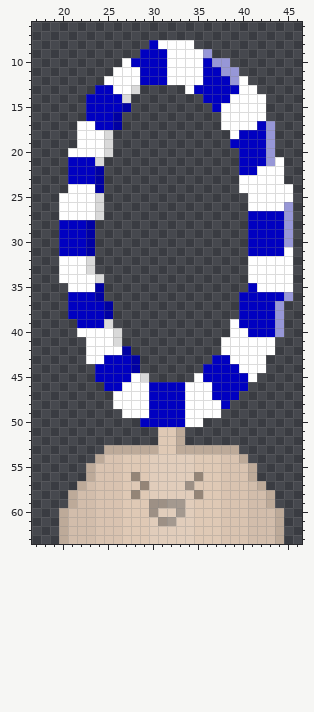
Pixel-art sprite: hoops/color_hoop/blue_hoop.png. The first picture shows the starting point.
The file is 64x64 pixels. Pixels under 10% opacity are left out. Colours within 5 levels of each other are drawn and written as one. Shown: x 17..46, y 6..63.
Now the later version:
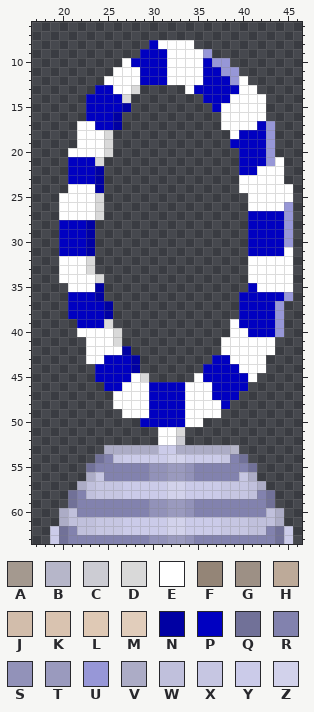
Palette (. is transparent): A #a4998f  B #b6b6c9  C #ccccd3  D #d9d9d9  E #ffffff  F #948577  G #9d9085  H #bdaa99  J #d2bdab  K #d9c3b0  L #dfc9b5  M #e1cdbb  N #0000a3  P #0000c1  Q #717198  R #8282ae  S #9292b9  T #9a9abe  U #9797d7  V #acacc6  W #c0c0dc  X #c6c6e2  Y #cbcbe9  Z #d2d2eb
What changed:
y 51: x 31..33 LLH -> EED
y 52: x 31..33 LLH -> EEC
y 53: x 25..39 HHHHHHLLHHHHHHH -> VVVVVVYYVVVVVVB
y 54: x 24..40 HKKLLLMMMMMLLLKKH -> QRXYYYYYZZYYYYXRQ
y 55: x 23..41 HKKKLLLMMMMMLLLKKKH -> QRRRRRRSSTTSRRRRRRQ
y 56: x 23..41 HKKKLFLMMMMMFLLKKKH -> VXRRRRRSSTTSRRRRRXV
y 57: x 22..42 HJKKKLLFMMMMGLLLKKKJH -> VWXXXYYYYYZZYYYYXXXWV
y 58: x 21..43 HJJKKKLFLMMMMMFLLKKKJJH -> QRWXXXYYYYYZZYYYYXXXWRQ
y 59: x 21..43 HJJKKKLLLGGAAMLLLKKKJJH -> QRRRRRRRRSSTTSRRRRRRRRQ
y 60: x 20..44 HJJJKKKLLLGMMAMLLLKKKJJJH -> VWRRRRRRRRSSTTSRRRRRRRRWV
y 61: x 20..44 HJJJKKKLLLMGAMMLLLKKKJJJH -> VWWWXXXYYYYYZZYYYYXXXWWWV
y 62: x 19..45 .HJJJKKKLLLMMMMMLLLKKKJJJH. -> YQRWWXXXYYYYYZZYYYYXXXWWRQY
y 63: x 19..45 .HJJJKKKLLLMMMMMLLLKKKJJJH. -> YQRRRRRRRRRSSTTSRRRRRRRRRQY
Boxes around the changes in both pictures, in picture pixels (x1, y1, x2, y2):
changed: (50, 427, 293, 544)
